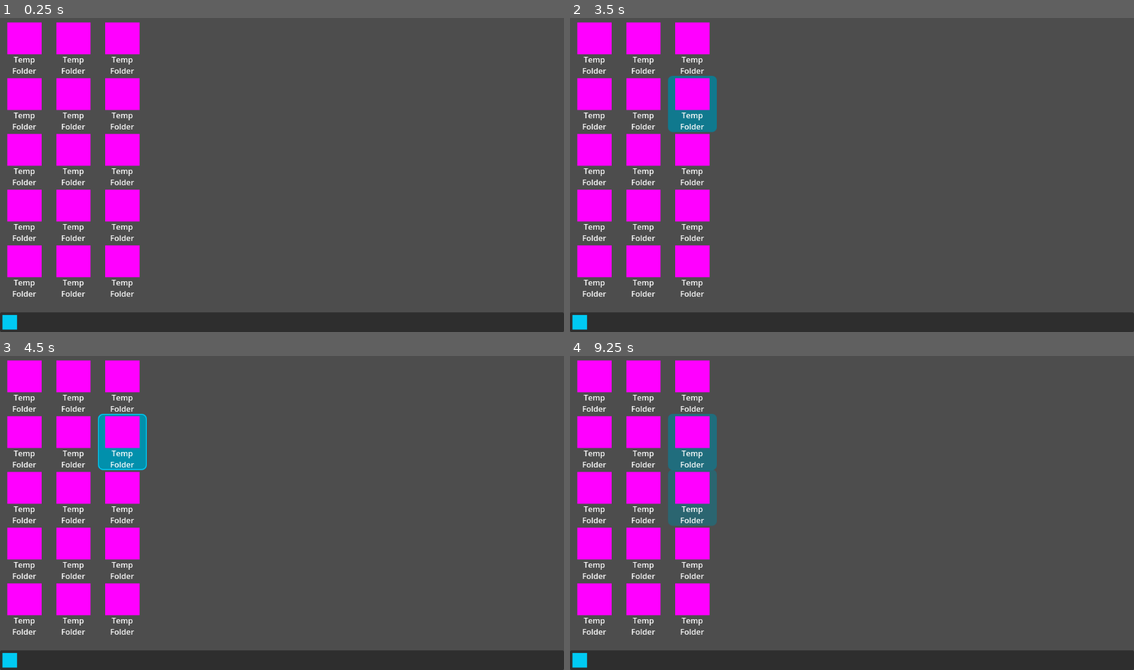
Above: before the commit, frames 1-4 (two rows, left to right).
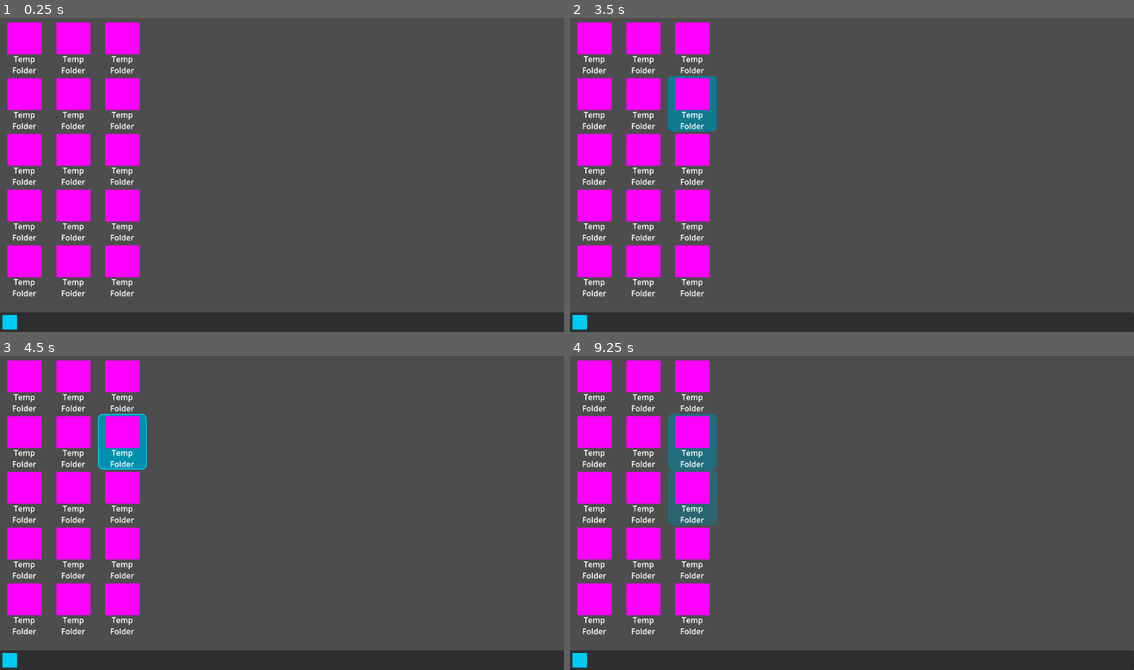
Above: after the commit, the same moments.

Repository: popcar2/GodotOS
Game: Godot game, scene res://Scenes/Main/MainScene.tscn
Two runs of this game, one before a commit and one after it. Both use one fixed random seed, a clock stepped at 60 frames per second and the inputs below.
Inputs (mouse positions are in pixels of both pictures, inside the frame that each line leads up to):
- Up to frame 1 (0.25 s): no input
- Up to frame 2 (3.5 s): tap Enter at 0.5, 2 s; move the mouse to (976, 159) at 0.52 s; click (976, 159) at 0.67 s; tap Space at 1.25, 2.75 s; drag from (739, 190) to (823, 237) at 1.27 s; move the mouse to (908, 102) at 2.02 s; click (908, 102) at 2.17 s; drag from (823, 237) to (682, 124) at 2.77 s
- Up to frame 3 (4.5 s): move the mouse to (451, 560) at 3.52 s; click (451, 560) at 3.67 s; tap Enter at 4.25 s; drag from (112, 462) to (197, 431) at 4.27 s
- Up to frame 4 (9.25 s): tap Space at 5 s; move the mouse to (880, 513) at 5.02 s; click (880, 513) at 5.17 s; drag from (767, 431) to (739, 528) at 5.77 s; move the mouse to (976, 497) at 6.52 s; click (976, 497) at 6.67 s; drag from (739, 528) to (823, 575) at 7.27 s; move the mouse to (908, 440) at 8.02 s; click (908, 440) at 8.17 s; drag from (823, 575) to (682, 462) at 8.77 s

The runs differ from the first frame. In frame 1, 0.8% of the frame differs, in the area x 2-24%, y 12-89%; in frame 2, 0.9%; in frame 3, 0.9%, in the area x 2-27%, y 12-89%; in frame 4, 0.9%.

Commit message:
Add window title text, clamp window from going offscreen when dragging, misc folder changes

Diff:
--- a/Scenes/Desktop/desktop_folder.gd
+++ b/Scenes/Desktop/desktop_folder.gd
@@ -1,10 +1,13 @@
 extends Control
+
+@export var folder_name: String
 
 var mouse_over: bool
 
 func _ready():
 	$"Hover Highlight".self_modulate.a = 0
 	$"Selected Highlight".visible = false
+	$"Folder Title".text = "[center]%s" % folder_name
 
 func _input(event: InputEvent):
 	if event is InputEventMouseButton and event.button_index == 1 and event.is_pressed():
@@ -50,6 +53,7 @@
 
 func spawn_window():
 	var window: Panel = load("res://Scenes/Window/Window.tscn").instantiate()
+	window.title_text = $"Folder Title".text
 	get_tree().current_scene.add_child(window)
 
 	var taskbar_button: MarginContainer = load("res://Scenes/Taskbar/taskbar_button.tscn").instantiate()
--- a/Scenes/Desktop/folder.tscn
+++ b/Scenes/Desktop/folder.tscn
@@ -29,12 +29,13 @@
 anchors_preset = 0
 size_flags_horizontal = 4
 script = ExtResource("1_44lov")
+folder_name = "Temp Folder"
 
 [node name="Hover Highlight" type="Panel" parent="."]
 layout_mode = 0
 offset_left = -10.0
 offset_right = 90.0
-offset_bottom = 115.0
+offset_bottom = 114.0
 mouse_filter = 2
 theme_override_styles/panel = SubResource("StyleBoxFlat_fr400")
 
@@ -43,7 +44,7 @@
 layout_mode = 0
 offset_left = -10.0
 offset_right = 90.0
-offset_bottom = 115.0
+offset_bottom = 114.0
 mouse_filter = 2
 theme_override_styles/panel = SubResource("StyleBoxFlat_3l4r3")
 
@@ -65,23 +66,22 @@
 texture = SubResource("PlaceholderTexture2D_up0mv")
 
 [node name="Folder Title" type="RichTextLabel" parent="."]
-custom_minimum_size = Vector2(100, 40)
+custom_minimum_size = Vector2(90, 40)
 layout_mode = 1
 anchors_preset = 7
 anchor_left = 0.5
 anchor_top = 1.0
 anchor_right = 0.5
 anchor_bottom = 1.0
-offset_left = -50.0
-offset_top = -41.0
-offset_right = 50.0
-offset_bottom = 5.0
+offset_left = -45.0
+offset_top = -36.0
+offset_right = 45.0
+offset_bottom = 4.0
 grow_horizontal = 2
 grow_vertical = 0
 mouse_filter = 2
 bbcode_enabled = true
-text = "[center]Temp
-Folder"
+text = "[center]Temp"
 fit_content = true
 
 [node name="Double Click" type="Timer" parent="."]
--- a/Scenes/Window/Window.tscn
+++ b/Scenes/Window/Window.tscn
@@ -33,6 +33,22 @@
 anchors_preset = 10
 anchor_right = 1.0
 grow_horizontal = 2
+
+[node name="Title Text" type="RichTextLabel" parent="Top Bar"]
+custom_minimum_size = Vector2(0, 22)
+layout_mode = 1
+anchors_preset = 14
+anchor_top = 0.5
+anchor_right = 1.0
+anchor_bottom = 0.5
+offset_top = -11.0
+offset_bottom = 11.0
+grow_horizontal = 2
+grow_vertical = 2
+mouse_filter = 2
+bbcode_enabled = true
+text = "[center]Hello World!"
+scroll_active = false
 
 [node name="HBoxContainer" type="HBoxContainer" parent="Top Bar"]
 layout_mode = 1
--- a/Scenes/Window/window.gd
+++ b/Scenes/Window/window.gd
@@ -1,5 +1,7 @@
 extends Panel
 class_name FakeWindow
+
+var title_text: String
 
 var is_dragging: bool
 var start_drag_position: Vector2
@@ -16,14 +18,19 @@
 	get_parent().move_child(self, 3)
 	deselect_other_windows()
 
+	$"Top Bar/Title Text".text = " ".join(title_text.split("\n"))
+
 	modulate.a = 0
 	var tween: Tween = create_tween()
 	tween.set_trans(Tween.TRANS_CUBIC)
 	tween.tween_property(self, "modulate:a", 1, 0.5)
 
-func _process(_delta):
+func _physics_process(_delta):
 	if is_dragging:
 		global_position = start_drag_position + (get_global_mouse_position() - mouse_start_drag_position)
+		var game_window_size: Vector2 = DisplayServer.window_get_size()
+		global_position.y = clamp(global_position.y, 0, game_window_size.y - size.y - 40)
+		global_position.x = clamp(global_position.x, 0, game_window_size.x - size.x)
 
 func _gui_input(event: InputEvent):
 	if event is InputEventMouseButton and event.button_index == 1 and event.is_pressed():
@@ -58,7 +65,7 @@
 	if is_minimized:
 		return
 
-	is_selected = false
+	deselect_window()
 	is_minimized = true
 	minimized.emit(is_minimized)
 
@@ -73,6 +80,7 @@
 	if !is_minimized:
 		return
 
+	is_selected = true
 	get_parent().move_child(self, 3)
 	deselect_other_windows()
 
